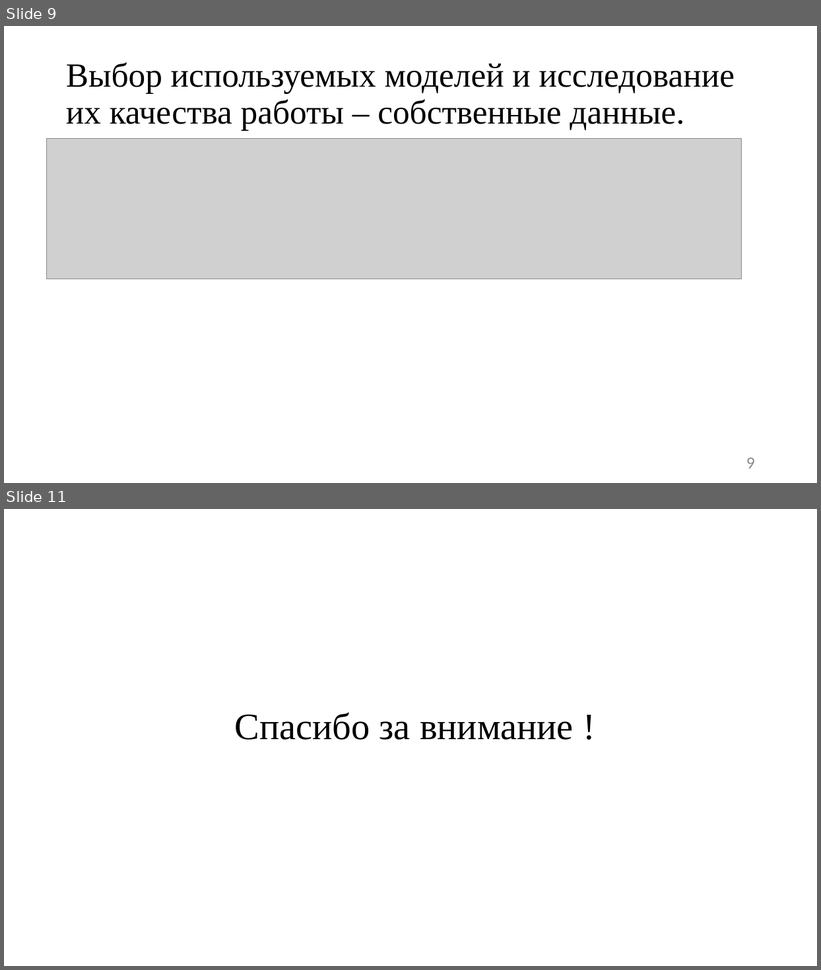
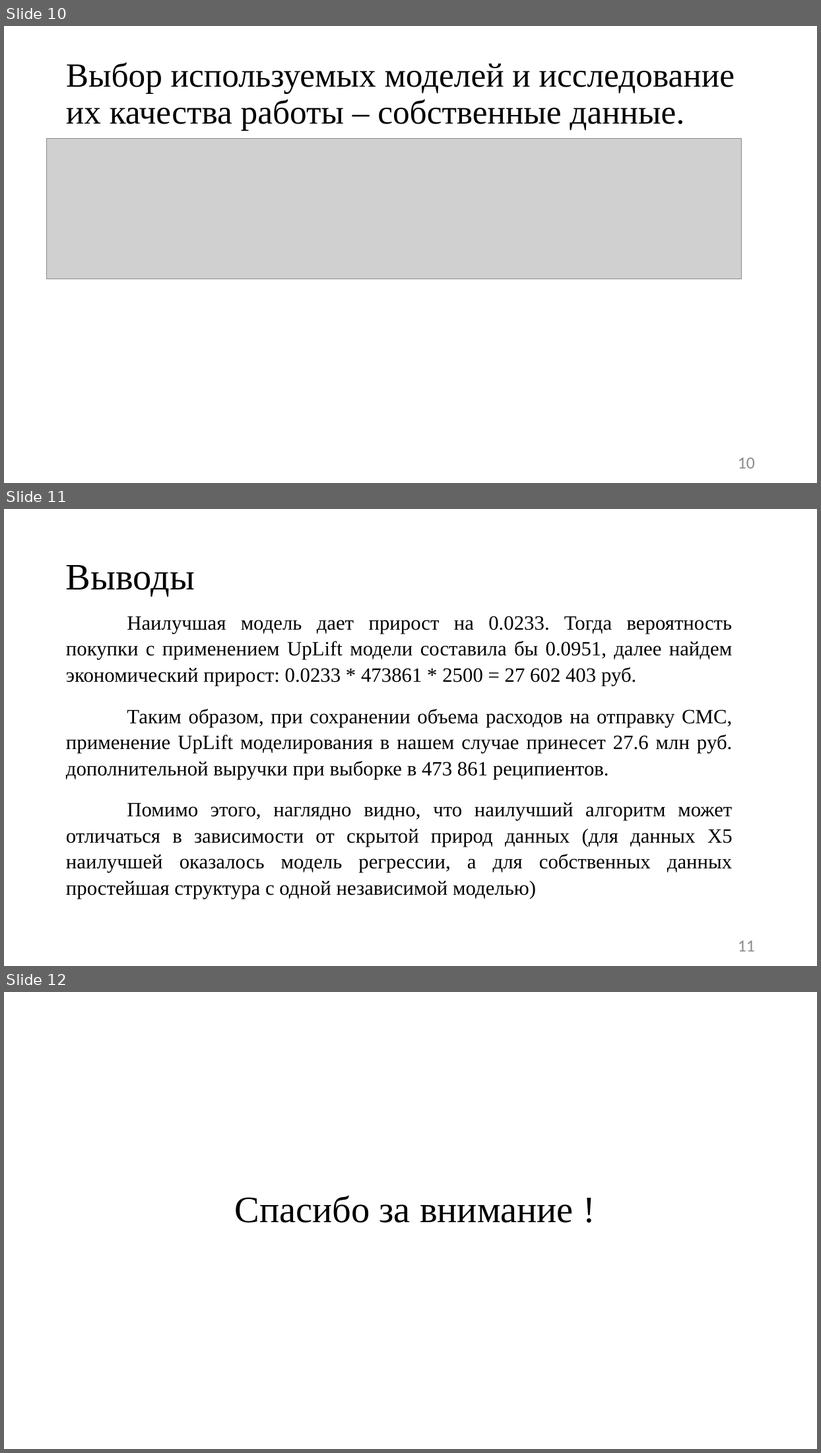
Before and after one commit to JacKira/MastersDegree, a slide deck: Отчет_4_сем/Презентация Фейзуллин 201.pptx. Shown one above the other, each under a label of ours: slides 9 and 11 before the commit, slides 10, 11 and 12 after it; the slides between them are not shown. The pictures are 821x970 and 821x1453 pixels, drawn with LibreOffice and Linux fonts; fonts in the diff are those of the drawing; grey boxes stand for pictures. Boxes give left, top, right and bottom in pixels: in the first picture for what was removed or moved away, otherwise in the second. Text is boxed around its words. In the diff, an @@ line names an element or a change of style, - is before the commit and + after.

```diff
--- a/Отчет_4_сем/Презентация Фейзуллин 201.pptx
+++ b/Отчет_4_сем/Презентация Фейзуллин 201.pptx
@@ slide 11 added at bbox=[4, 509, 817, 966], background #FFFFFF @@
@@ title added at bbox=[66, 565, 195, 597], 44 pt, text #000000 @@
+Выводы
@@ text added at bbox=[66, 616, 733, 899], 24 pt, text #000000 @@
+Наилучшая модель дает прирост на 0.0233. Тогда вероятность покупки с применением UpLift модели составила бы 0.0951, далее найдем экономический прирост: 0.0233 * 473861 * 2500 = 27 602 403 руб.
+Таким образом, при сохранении объема расходов на отправку СМС, применение UpLift моделирования в нашем случае принесет 27.6 млн руб. дополнительной выручки при выборке в 473 861 реципиентов.
+Помимо этого, наглядно видно, что наилучший алгоритм может отличаться в зависимости от скрытой природ данных (для данных X5 наилучшей оказалось модель регрессии, а для собственных данных простейшая структура с одной независимой моделью)
@@ page number added at bbox=[738, 941, 755, 952], 20 pt, text #8C8C8C @@
+11
@@ what was slide 9 is now slide 10 @@
@@ page number at bbox=[738, 458, 755, 469]: text changed @@
-9
+10
@@ what was slide 11 is now slide 12 @@
```
Also in this commit, not shown: 5 slides changed, 8 other slides added, 1 slide removed, 1 other file.
